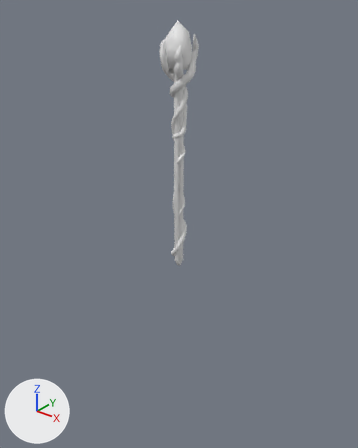
The FBX model skeletons/Assets/UndeadLegion/Models/Weapons/SM_H2MagicStuff.fbx, before and after one commit.
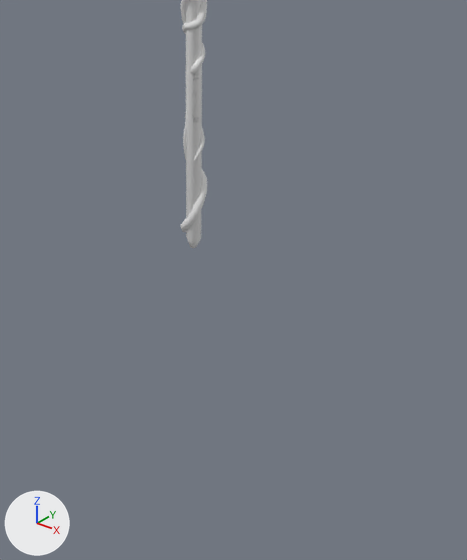
Each version is shown whole from a camera (50 mm lens) standing at (0.742, -0.926, 0.439) and looking at (-0.029, 0.037, -0.158), then close up on the part from 18% to 95% of the width and 27% to 100% of the height. Arrows for +X, +Y and +Z are at lower left; the lights stay in place. The older version's two pictures come first. Where no turn or scale is listed for an object, it has been applied to the vertices.

The scene before the commit, as lines of its bpy script (objects in view):
```python
me_tripo_52e08dd0_3057_4a47_8669_2f6bc5c88917_020 = bpy.data.meshes.new('tripo_52e08dd0_3057_4a47_8669_2f6bc5c88917.020')
me_tripo_52e08dd0_3057_4a47_8669_2f6bc5c88917_020.from_pydata(...)  # 2594 vertices, 2662 faces; spans x -0.034..0.043, y -0.036..0.044, z -0.262..0.365
me_tripo_52e08dd0_3057_4a47_8669_2f6bc5c88917_020.materials.append(mat_tripo_52e08dd0_3057_4a47_8669_2f6bc5c88917)  # white #e7e7e7
ob_sm_h2magicstuff = bpy.data.objects.new('SM_H2MagicStuff', me_tripo_52e08dd0_3057_4a47_8669_2f6bc5c88917_020)
ob_sm_h2magicstuff.location = (0.0, 0.0, 0.0)
```
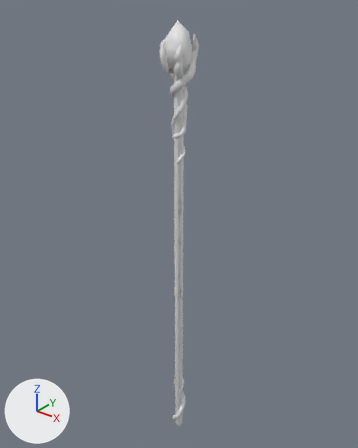
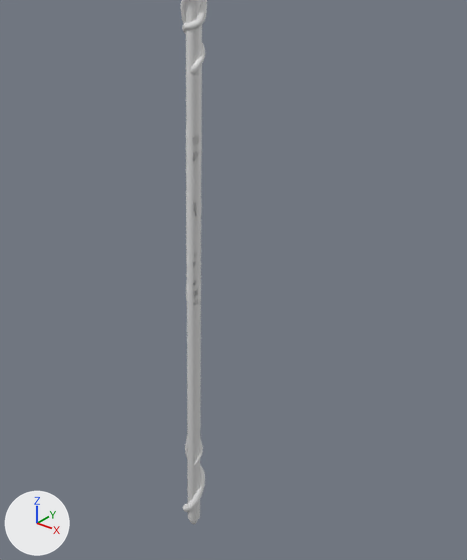
The newer file is also turned or shifted as a whole; pictures and numbers use the older file's frame.

What differs and where, as boxes (x1, y1, x2, y2) in the close-ups (467 x 560 px; the box of a moved part takes in the faces that stretch with it):
'SM_H2MagicStuff', reshaped: before (180, 0, 207, 248); after (181, 0, 207, 524)
part 1 of me_tripo_52e08dd0_3057_4a47_8669_2f6bc5c88917_020, moved or reshaped: before (180, 121, 207, 232); after (183, 435, 205, 512)
part 2 of me_tripo_52e08dd0_3057_4a47_8669_2f6bc5c88917_020, moved or reshaped: before (194, 128, 205, 161); after (194, 438, 203, 465)
part 3 of me_tripo_52e08dd0_3057_4a47_8669_2f6bc5c88917_020, moved or reshaped: before (185, 72, 202, 122); after (186, 133, 202, 305)
part 4 of me_tripo_52e08dd0_3057_4a47_8669_2f6bc5c88917_020, moved or reshaped: before (186, 75, 202, 248); after (186, 75, 202, 524)

Diff of the bpy script that builds the scene:
```diff
--- a/skeletons/Assets/UndeadLegion/Models/Weapons/SM_H2MagicStuff.fbx.py
+++ b/skeletons/Assets/UndeadLegion/Models/Weapons/SM_H2MagicStuff.fbx.py
@@ me_tripo_52e08dd0_3057_4a47_8669_2f6bc5c88917_020 @@
 # used by ob_sm_h2magicstuff; location = (0.0, 0.0, 0.0)
-me_tripo_52e08dd0_3057_4a47_8669_2f6bc5c88917_020.from_pydata(...)  # 2594 vertices, 2662 faces; spans x -0.034..0.043, y -0.036..0.044, z -0.262..0.365
+me_tripo_52e08dd0_3057_4a47_8669_2f6bc5c88917_020.from_pydata(...)  # 2594 vertices, 2662 faces; spans x -0.034..0.043, y -0.036..0.044, z -0.876..0.365
+# me_tripo_52e08dd0_3057_4a47_8669_2f6bc5c88917_020 part 1: the loose piece of 363 vertices spanning x -0.02..0.021, y -0.018..0.022, z -0.26..-0.037 is moved by (0.0, 0.0, -0.614)
+# me_tripo_52e08dd0_3057_4a47_8669_2f6bc5c88917_020 part 2: the loose piece of 137 vertices spanning x 0.0..0.018, y -0.009..0.01, z -0.112..-0.036 is moved by (0.0, 0.0, -0.614)
+# me_tripo_52e08dd0_3057_4a47_8669_2f6bc5c88917_020 part 3: the loose piece of 545 vertices spanning x -0.012..0.014, y -0.013..0.012, z -0.038..0.038 is scaled about its middle by (1, 1, 4), then moved by (0.0, 0.0, -0.21)
+# me_tripo_52e08dd0_3057_4a47_8669_2f6bc5c88917_020 part 4: 25 of the vertices in x -0.011..0.013, y -0.013..0.012, z -0.262..-0.241 are moved by (0.0, 0.0, -0.614)
 me_tripo_52e08dd0_3057_4a47_8669_2f6bc5c88917_020.materials.append(mat_tripo_52e08dd0_3057_4a47_8669_2f6bc5c88917)
```
